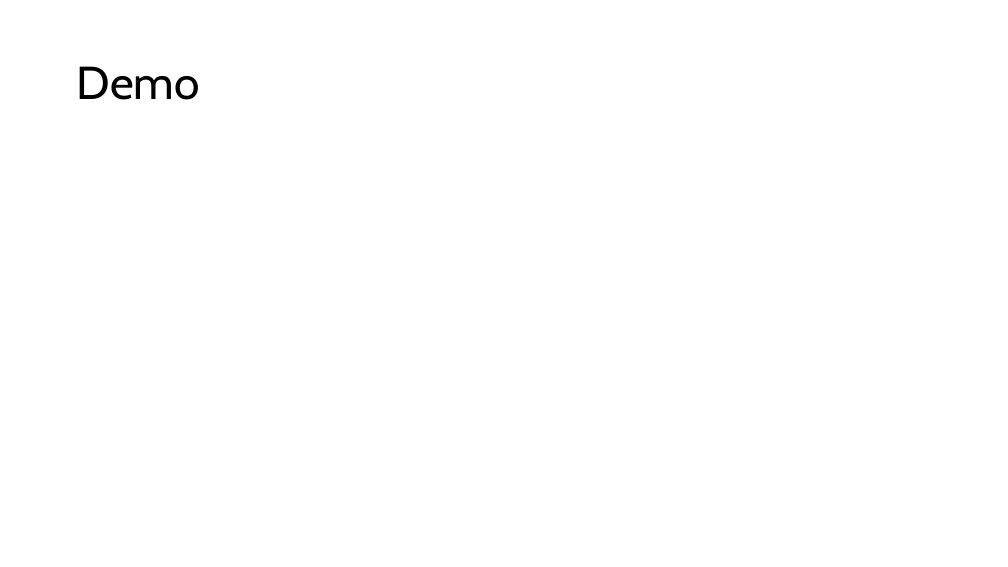
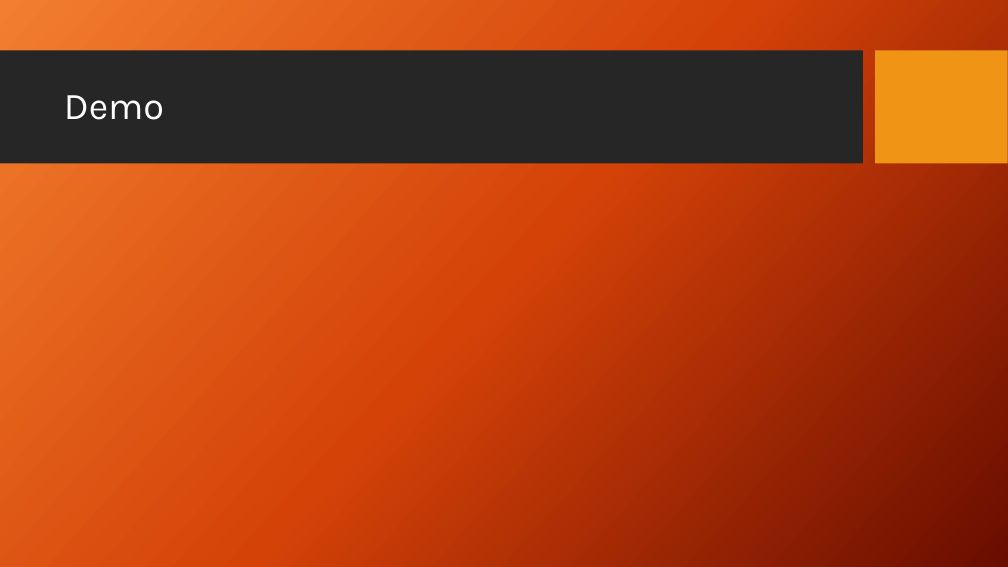
Before and after one commit to mjc136/DataScience, a slide deck: slide 25 of MLDemo.pptx (slide 5 before the commit). Drawn at 1008x567 pixels with LibreOffice and Linux fonts; fonts in the diff are those of the drawing; background and template pictures are left out. Boxes give left, top, right and bottom in pixels: in the first picture for what was removed or moved away, otherwise in the second. Text is boxed around its words. In the diff, an @@ line names an element or a change of style, - is before the commit and + after.

```diff
--- a/MLDemo.pptx
+++ b/MLDemo.pptx
@@ background #FFFFFF to picture (left out) @@
@@ rectangle added at [0,51,863,164], fill #262626 @@
@@ rectangle added at [876,51,1008,164], fill #F09415 @@
@@ title "Demo": place and size @@
-title "Demo" at [77,66,200,100]
+title "Demo" at [64,95,164,120]
@@ title "Demo" at [64,95,164,120]: size 44 to 36 pt, font Cabin to Karla, text colour #000000 to #FFFFFF @@
```
Also in this commit, not shown: 3 other slides changed, 22 slides added, 2 slides removed, 4 other files.
